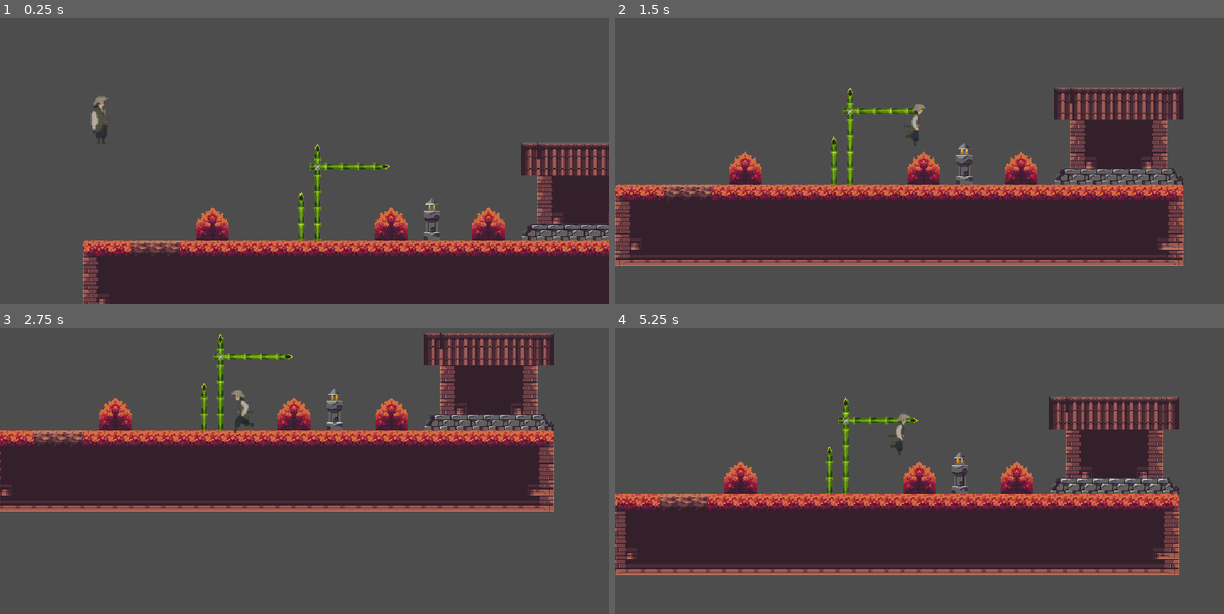
Above: before the commit, frames 1-4 (two rows, left to right).
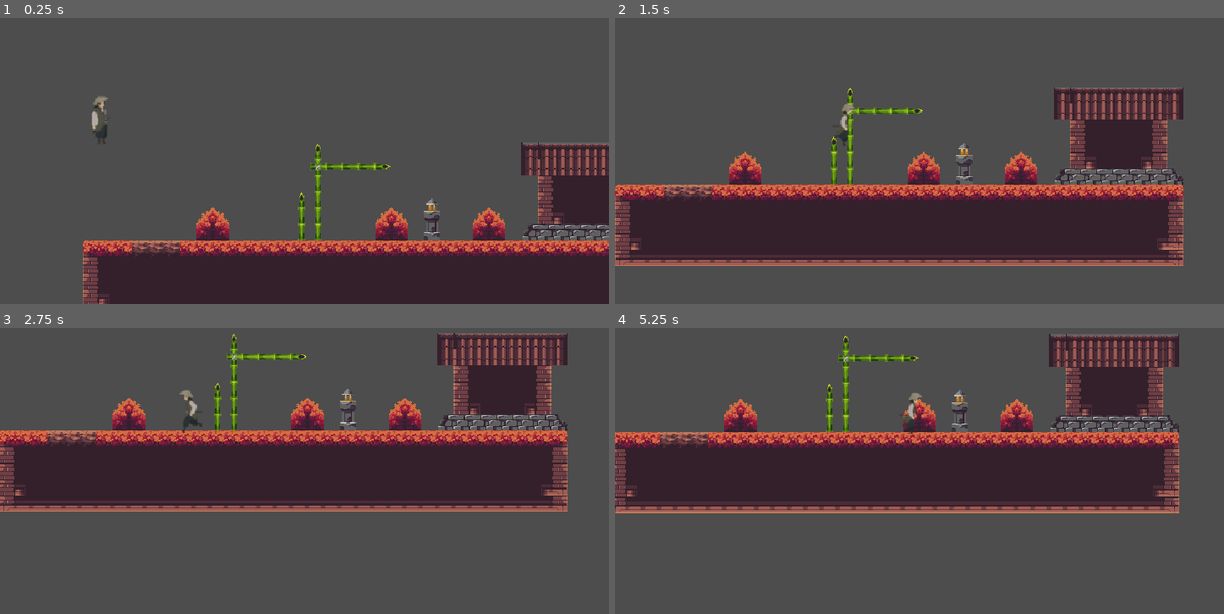
Above: after the commit, the same moments.

Repository: Breno-Duarte23/Wind-Blade-
Game: Godot game, scene res://levels/world_1.tscn
Same seed, same stepped clock (60 frames per second), same inputs: the game is played once before the commit and once after it.
Inputs:
- Up to frame 1 (0.25 s): no input
- Up to frame 2 (1.5 s): tap Enter (ui_accept) at 0.5, 0.77 s; hold Right (ui_right) from 0.53 s (still down)
- Up to frame 3 (2.75 s): tap Enter (ui_accept) at 1.52 s; release Right (ui_right) at 2.03 s; hold Left (ui_left) from 2.03 s (still down)
- Up to frame 4 (5.25 s): release Left (ui_left) at 2.78 s; hold Right (ui_right) 2.78-4.28 s; tap Enter (ui_accept) at 3.02, 3.77, 4.52 s; hold Left (ui_left) 4.28-5.03 s; hold Right (ui_right) from 5.03 s (still down)

The runs differ from the first frame. In frame 1, 1.5% of the frame differs, in the area x 14-100%, y 27-100%; in frame 2, 0.3%; in frame 3, 12%; in frame 4, 52%, in the area x 0-93%, y 2-87%.

Commit message:
feat:Inicio da implementação dos inimigos

Diff:
--- a/actors/player.tscn
+++ b/actors/player.tscn
@@ -139,6 +139,7 @@
 position = Vector2(18, 0)
 scale = Vector2(1.15625, 1.12264)
 sprite_frames = SubResource("SpriteFrames_hm4lm")
-animation = &"jumping"
+animation = &"attack"
+frame_progress = 0.799073
 
 [node name="animator" type="AnimationPlayer" parent="."]
--- a/levels/world_1.tscn
+++ b/levels/world_1.tscn
@@ -25,6 +25,7 @@
 3:0/0/physics_layer_0/polygon_0/points = PackedVector2Array(-8, -8, 8, -8, 8, 8, -8, 8)
 4:0/0 = 0
 5:0/0 = 0
+5:0/0/physics_layer_0/polygon_0/points = PackedVector2Array(-8, -8, 8, -8, 8, 8, -8, 8)
 6:0/0 = 0
 7:0/0 = 0
 8:0/0 = 0
@@ -163,6 +164,9 @@
 5:10/0 = 0
 0:2/0 = 0
 0:2/0/physics_layer_0/polygon_0/points = PackedVector2Array(-8, -8, 8, -8, 8, 8, -8, 8)
+11:8/0 = 0
+12:9/0 = 0
+12:8/0 = 0
 
 [sub_resource type="TileSet" id="TileSet_clcw8"]
 physics_layer_0/collision_layer = 1
@@ -184,6 +188,7 @@
 layer_0/tile_data = PackedInt32Array(524288, 65536, 0, 589824, 0, 2, 524289, 131072, 0, 589825, 65536, 2, 524290, 13107 …(4475 unchanged characters)…
 
 [node name="CharacterBody2D" parent="." instance=ExtResource("2_3pwbd")]
+position = Vector2(-1, -19)
 
 [node name="StaticBody2D" type="StaticBody2D" parent="."]
 position = Vector2(-34, 1)
--- a/scripts/Yasuke Satoshi.gd
+++ b/scripts/Yasuke Satoshi.gd
@@ -1,7 +1,7 @@
 extends CharacterBody2D
 
 
-const SPEED = 300.0
+const SPEED = 250.0
 const JUMP_VELOCITY = -400.0
 var is_jumping := false
 @onready var animation := $anim as AnimatedSprite2D
Not shown, changed: assets/characters/Boss Onre/Attack/Attack_0.png.import
Not shown, changed: assets/characters/Boss Onre/Attack/Attack_1.png.import
Not shown, changed: assets/characters/Boss Onre/Attack/Attack_2.png.import
Not shown, changed: assets/characters/Boss Onre/Attack/Attack_3.png.import
Not shown, changed: assets/characters/Boss Onre/Attack/Attack_4.png.import
Not shown, changed: assets/characters/Boss Onre/Dead/Dead_0.png.import
Not shown, changed: assets/characters/Boss Onre/Dead/Dead_1.png.import
Not shown, changed: assets/characters/Boss Onre/Dead/Dead_2.png.import
Not shown, changed: assets/characters/Boss Onre/Dead/Dead_3.png.import
Not shown, changed: assets/characters/Boss Onre/Dead/Dead_4.png.import
Not shown, changed: assets/characters/Boss Onre/Dead/Dead_5.png.import
Not shown, changed: assets/characters/Boss Onre/Flight/Flight_0.png.import
(and 100 more such lines)
